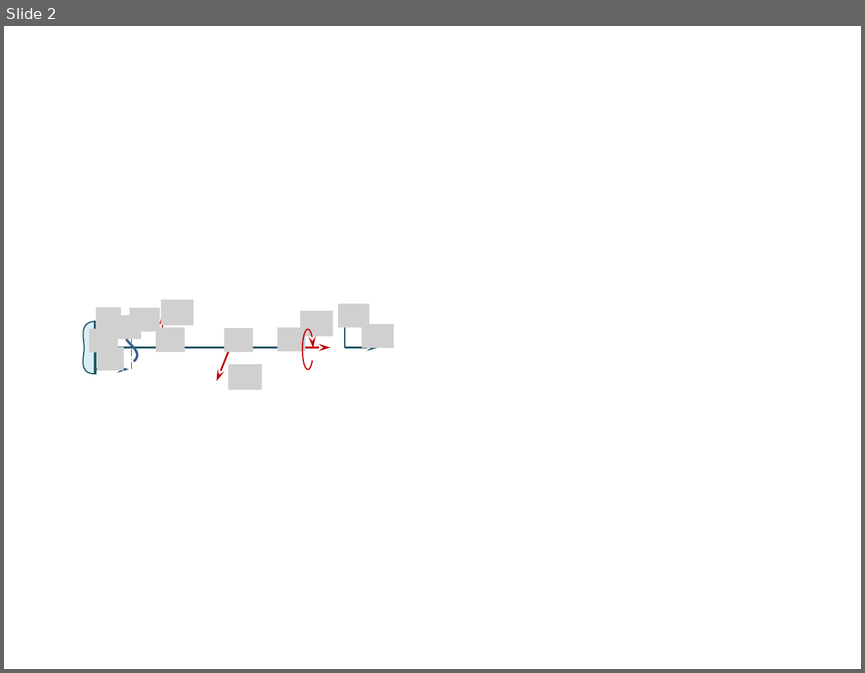
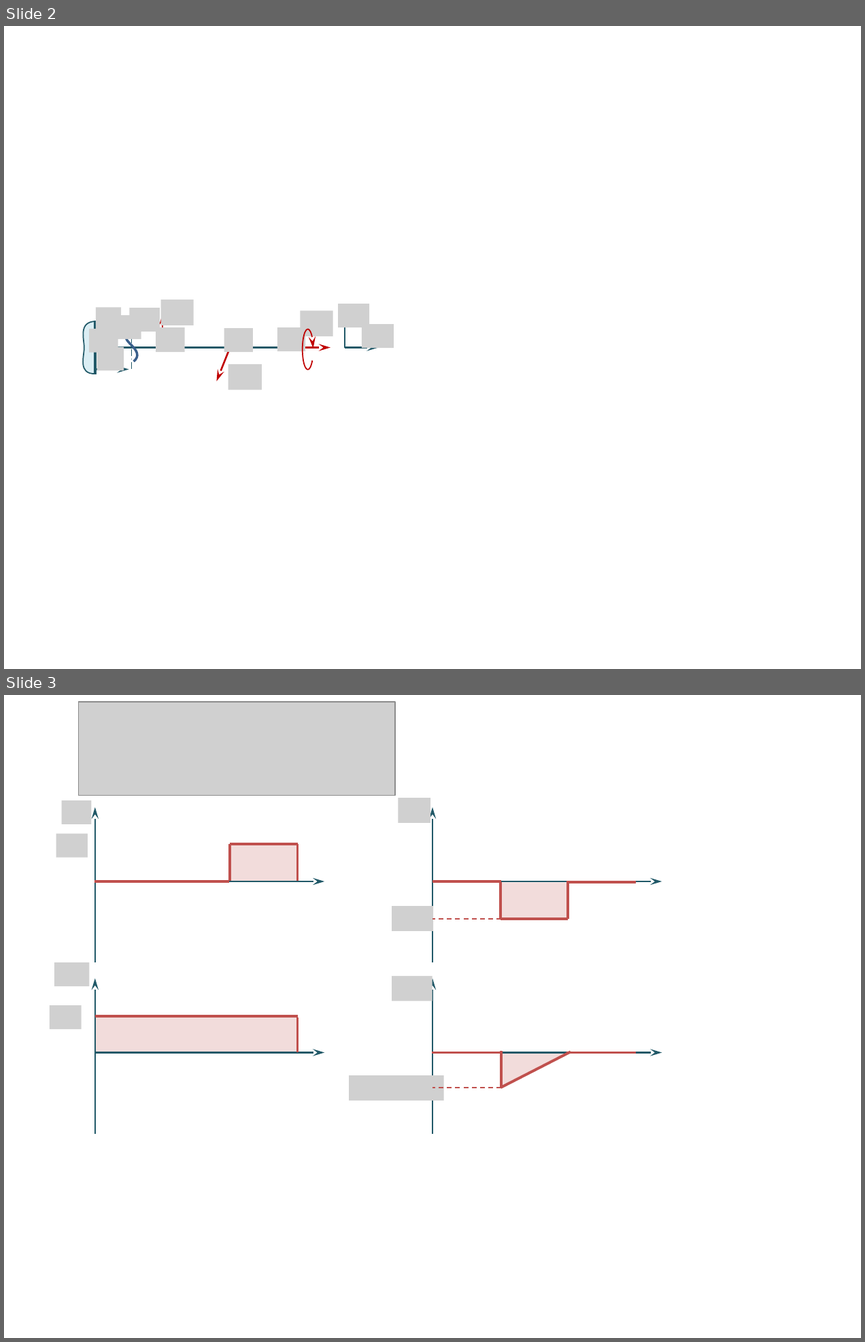
Before and after one commit to xpessoles/08_Etude_Deformation_Produits_Analyser_Modeliser_Resoudre, a slide deck: TD/TD_BTP/images/Figures.pptx. Shown one above the other, each under a label of ours: slide 2 before the commit, slides 2 and 3 after it. The pictures are 865x673 and 865x1342 pixels, drawn with LibreOffice and Linux fonts; fonts in the diff are those of the drawing; grey boxes stand for pictures. Boxes give left, top, right and bottom in pixels: in the first picture for what was removed or moved away, otherwise in the second. Text is boxed around its words. In the diff, an @@ line names an element or a change of style, - is before the commit and + after.

```diff
--- a/TD/TD_BTP/images/Figures.pptx
+++ b/TD/TD_BTP/images/Figures.pptx
@@ slide 3 added at [4,695,861,1338], background #FFFFFF @@
@@ picture added at [79,702,395,795] @@
@@ picture added at [61,800,92,824] @@
@@ arrow added from (95, 962) to (95, 807), #215968 1.5 pt @@
@@ picture added at [398,798,430,823] @@
@@ arrow added from (432, 962) to (432, 807), #215968 1.5 pt @@
@@ picture added at [56,834,88,858] @@
@@ rectangle added at [230,844,298,881], fill #F2DCDB @@
@@ line added from (230, 881) to (230, 844), #C0504D 2.25 pt @@
@@ line added from (230, 844) to (298, 844), #C0504D 2.25 pt @@
@@ line added from (298, 881) to (298, 844), #C0504D 2.25 pt @@
@@ line added from (94, 882) to (229, 882), #C0504D 2.25 pt @@
@@ arrow added from (95, 882) to (324, 882), #215968 1.5 pt @@
@@ arrow added from (432, 882) to (662, 882), #215968 1.5 pt @@
@@ group added at [432,882,636,919]: 5 lines, 1 rectangle @@
@@ picture added at [392,906,433,930] @@
@@ line added from (501, 919) to (432, 919), #C0504D 1 pt dashed @@
@@ picture added at [54,962,90,986] @@
@@ arrow added from (95, 1134) to (95, 978), #215968 1.5 pt @@
@@ picture added at [392,976,432,1001] @@
@@ arrow added from (432, 1134) to (432, 978), #215968 1.5 pt @@
@@ picture added at [50,1005,81,1029] @@
@@ rectangle added at [95,1015,297,1052], fill #F2DCDB @@
@@ line added from (95, 1015) to (298, 1015), #C0504D 2.25 pt @@
@@ line added from (298, 1052) to (298, 1017), #C0504D 2.25 pt @@
@@ arrow added from (95, 1052) to (324, 1052), #215968 1.5 pt @@
@@ line added from (432, 1052) to (501, 1052), #C0504D 2.25 pt @@
@@ arrow added from (432, 1052) to (662, 1052), #215968 1.5 pt @@
@@ line added from (501, 1051) to (501, 1087), #C0504D 2.25 pt @@
@@ line added from (501, 1087) to (570, 1051), #C0504D 2.25 pt @@
@@ right triangle added at [502,1052,567,1087], fill #F2DCDB @@
@@ line added from (567, 1052) to (636, 1052), #C0504D 2.25 pt @@
@@ picture added at [349,1075,443,1100] @@
@@ line added from (501, 1087) to (432, 1087), #C0504D 1 pt dashed @@
```
Also in this commit, not shown: 6 other files.
